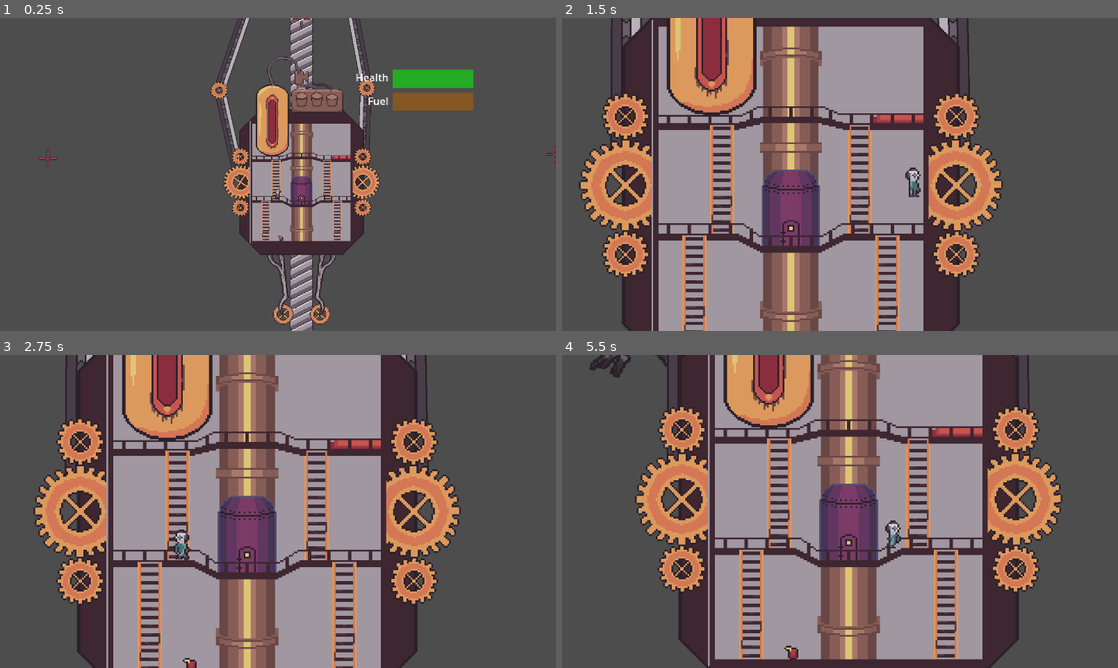
Above: before the commit, frames 1-4 (two rows, left to right).
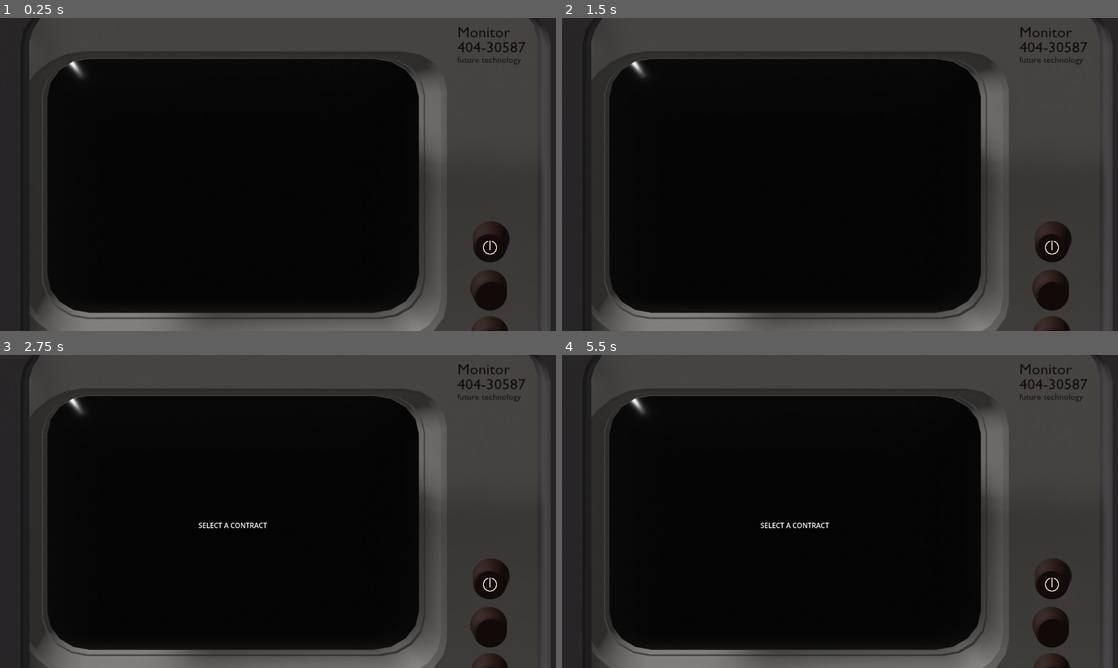
Above: after the commit, the same moments.

Repository: Popcornmotte/elevatorpitch
Game: Godot game, scene res://Scenes/UI/base_ui.tscn
Same seed, same stepped clock (60 frames per second), same inputs: the game is played once before the commit and once after it. Before the commit the project starts from res://Scenes/World/test_scenes.tscn. Sound files missing from this copy of the repository are replaced by a short silence.
Inputs (mouse positions are in pixels of both pictures, inside the frame that each line leads up to):
- Up to frame 1 (0.25 s): no input
- Up to frame 2 (1.5 s): move the mouse to (962, 158) at 0.52 s; hold W (W) 0.53-1.28 s; hold D (right) from 0.53 s (still down); move the mouse to (728, 190) at 1.27 s; tap Space (Fling) at 1.35 s
- Up to frame 3 (2.75 s): tap W (W) at 1.55, 2.3 s; move the mouse to (333, 442) at 2.02 s; release D (right) at 2.03 s; press the mouse at (333, 442) at 2.03 s; hold A (left) from 2.03 s (still down)
- Up to frame 4 (5.5 s): move the mouse to (812, 574) at 2.77 s; release A (left) at 2.78 s; release the mouse at (812, 574) at 2.78 s; hold D (right) 2.78-4.28 s; tap W (W) at 2.85, 4.35, 5.3 s; move the mouse to (1006, 558) at 3.52 s; hold W (W) 3.53-4.28 s; tap E (interact) at 3.6 s; move the mouse to (673, 464) at 4.27 s; hold A (left) 4.28-5.03 s; move the mouse to (867, 511) at 5.02 s; hold D (right) from 5.03 s (still down); hold Space (Fling) from 5.03 s (still down)

The runs differ from the first frame. In frame 1, 71% of the frame differs, in the area x 0-100%, y 0-100%; in frame 2, 77%; in frame 3, 79%; in frame 4, 84%.

Commit message:
changed launch scene

Diff:
--- a/project.godot
+++ b/project.godot
@@ -12,7 +12,7 @@
 
 config/name="Elevatorpitch"
 config/description="GamesLab Project"
-run/main_scene="res://Scenes/World/test_scenes.tscn"
+run/main_scene="res://Scenes/UI/base_ui.tscn"
 config/features=PackedStringArray("4.2", "Forward Plus")
 config/icon="res://icon.svg"
 
